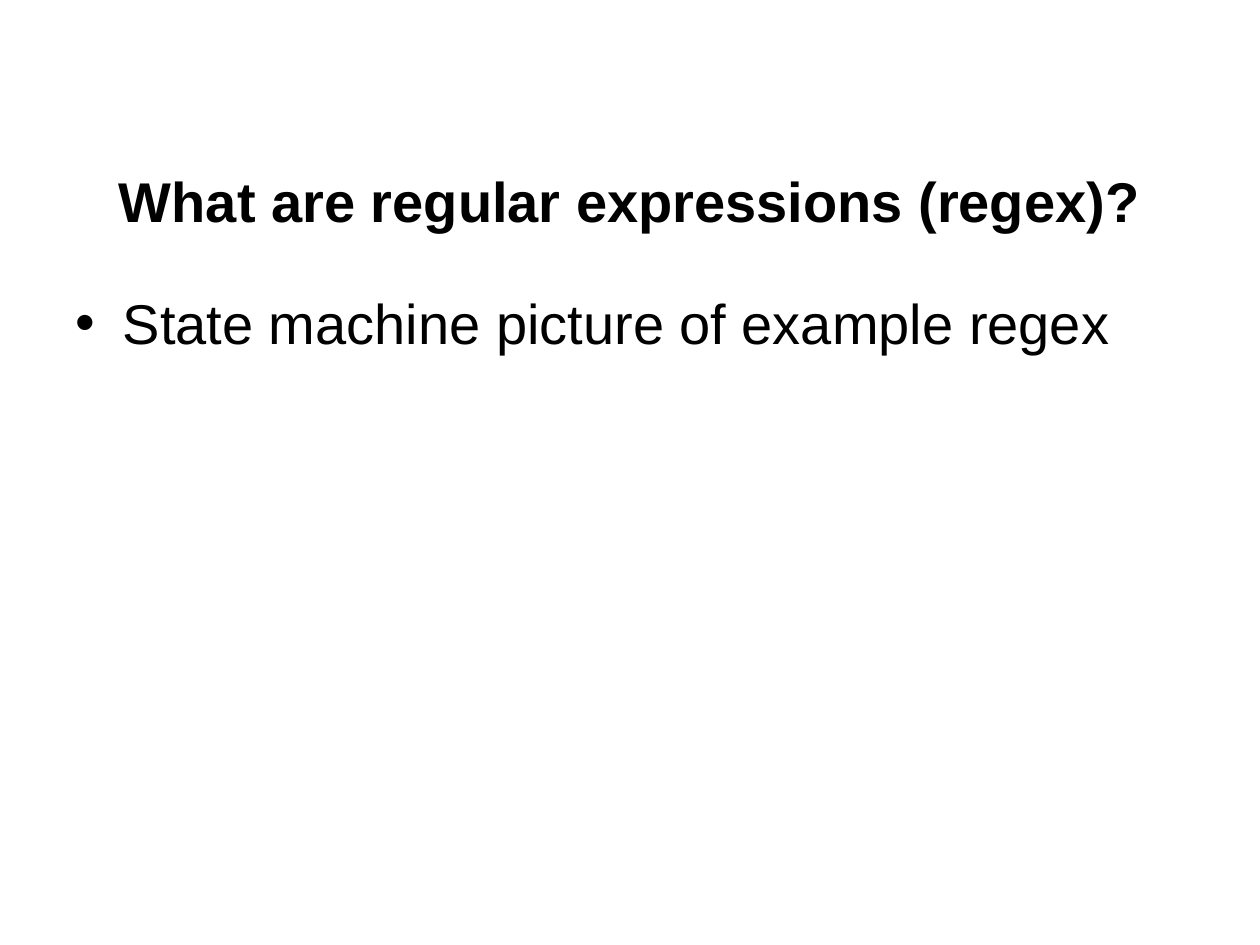
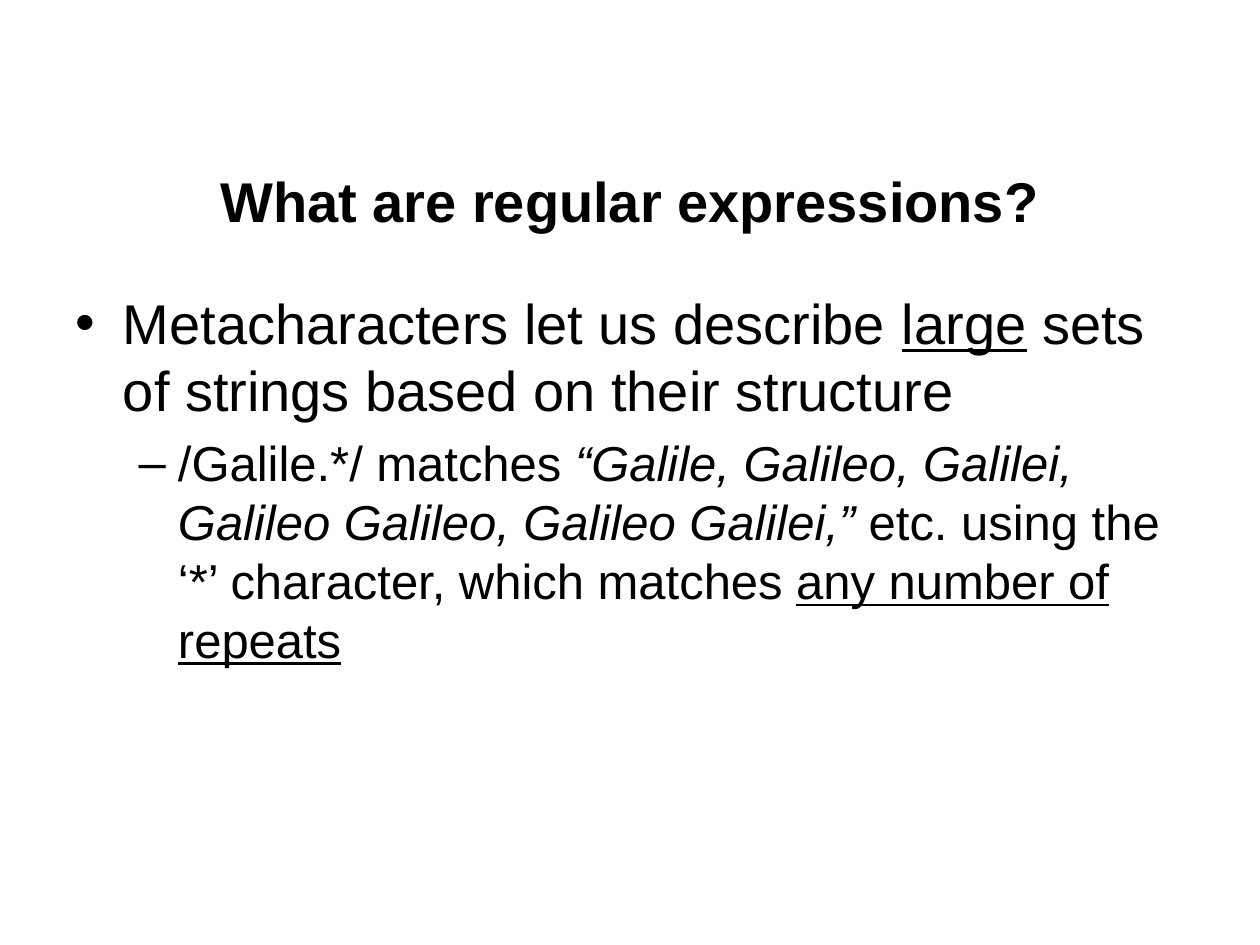
Before and after one commit to jgerity/talks, a slide deck: slide 8 of 2017/computing_workgroup/regex/regular_expressions.pptx (slide 7 before the commit). Drawn at 1260x945 pixels with LibreOffice and Linux fonts; fonts in the diff are those of the drawing; background and template pictures are left out. Boxes give left, top, right and bottom in pixels: in the first picture for what was removed or moved away, otherwise in the second. Text is boxed around its words. In the diff, an @@ line names an element or a change of style, - is before the commit and + after.

Commit message:
Added some example regex, metacharacter table, state machine figure

```diff
--- a/2017/computing_workgroup/regex/regular_expressions.pptx
+++ b/2017/computing_workgroup/regex/regular_expressions.pptx
@@ title at [220, 181, 1038, 233]: text changed @@
-What are regular expressions (regex)?
+What are regular expressions?
@@ text at [123, 303, 1160, 668]: text changed; size 32 to 28 pt @@
-• State machine picture of example regex
+• Metacharacters let us describe large sets of strings based on their structure
+  – /Galile.*/ matches “Galile, Galileo, Galilei, Galileo Galileo, Galileo Galilei,” etc. using the ‘*’ character, which matches any number of repeats
```
Also in this commit, not shown: 3 other slides changed, 5 slides added, 1 slide removed.
